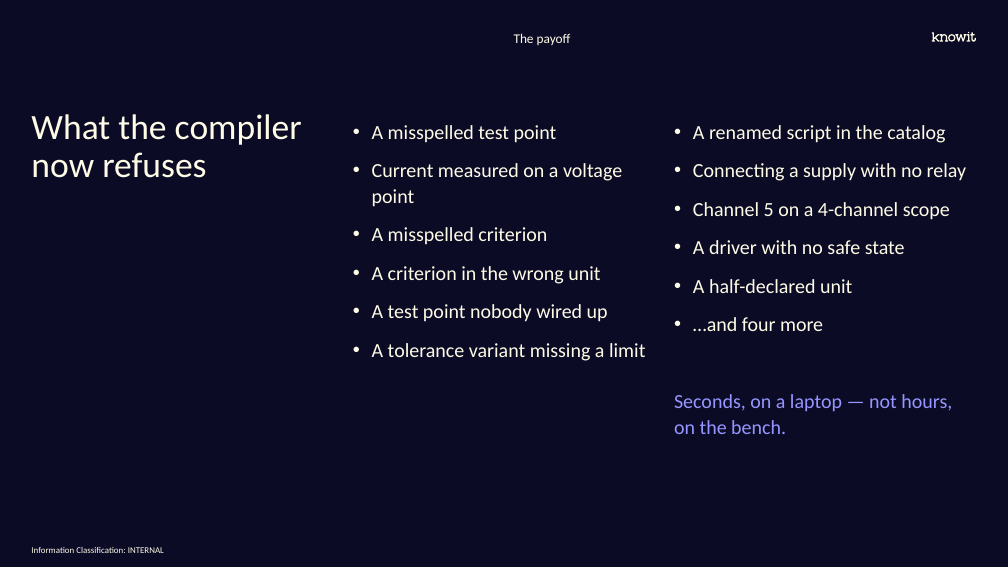
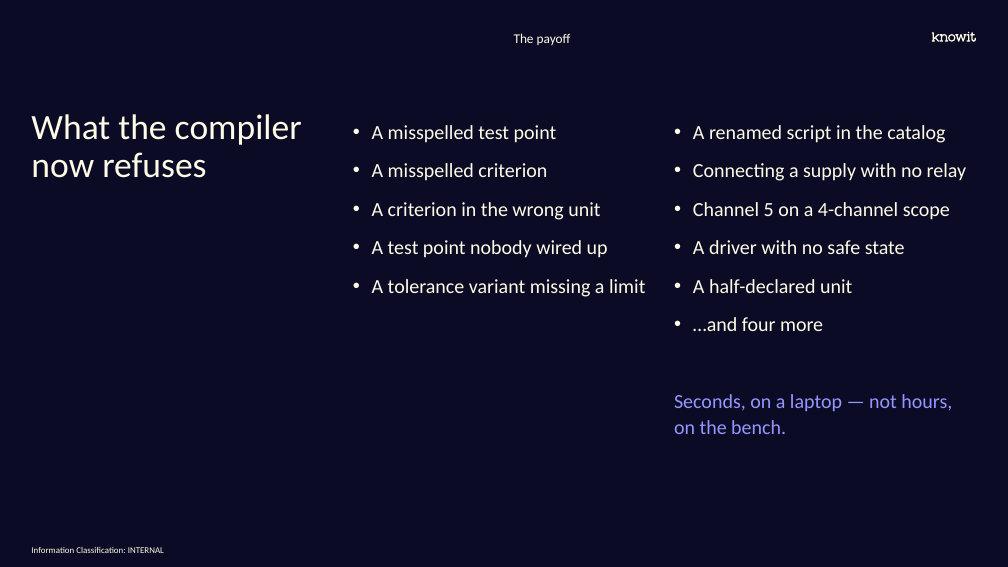
Before and after one commit to Rambrant/thorium, a slide deck: slide 9 of docs/Thorium.pptx. Drawn at 1008x567 pixels with LibreOffice and Linux fonts; fonts in the diff are those of the drawing; background and template pictures are left out. Boxes give left, top, right and bottom in pixels: in the first picture for what was removed or moved away, otherwise in the second. Text is boxed around its words. In the diff, an @@ line names an element or a change of style, - is before the commit and + after.

Commit message:
A Point does not restrict what we measure any more

```diff
--- a/docs/Thorium.pptx
+++ b/docs/Thorium.pptx
@@ text at box(372, 163, 622, 207): paragraph removed @@
-• Current measured on a voltage point
```
Also in this commit, not shown: 1 other slide changed, 14 other files.
